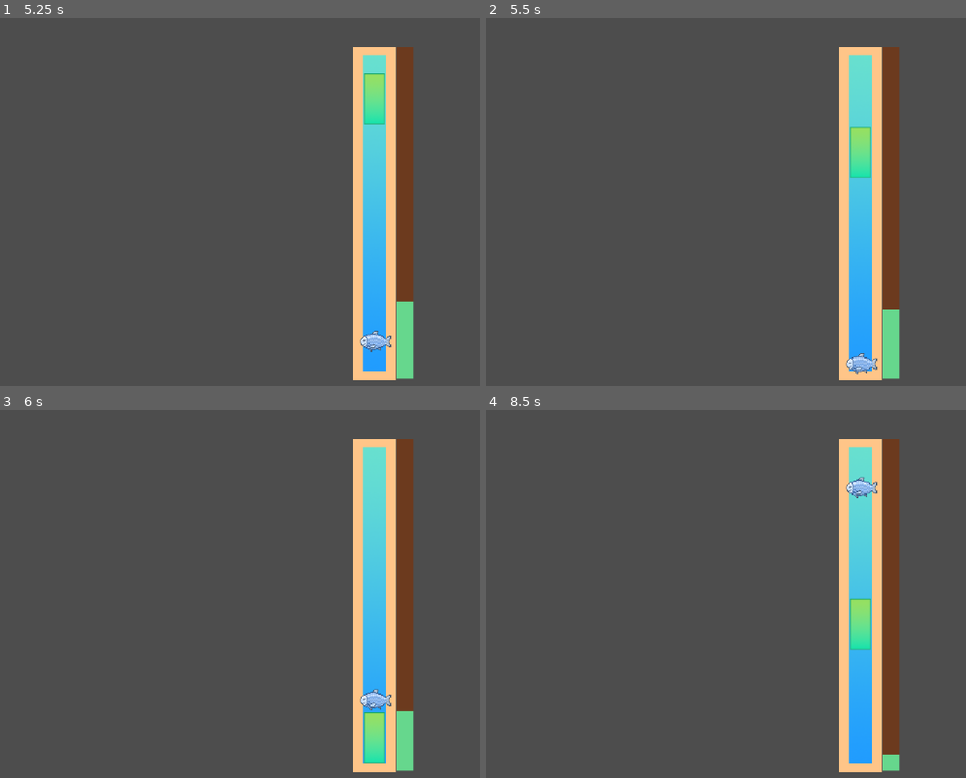
Above: before the commit, frames 1-4 (two rows, left to right).
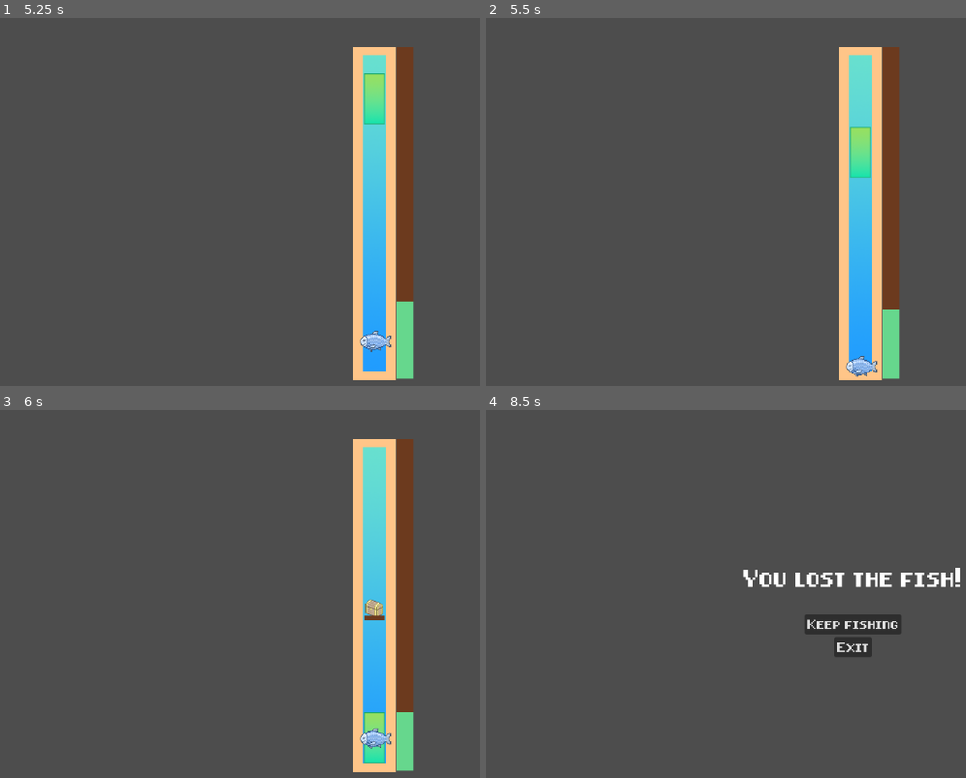
Above: after the commit, the same moments.

Repository: Anjellyrika/fishdew
Game: Godot game, scene res://src/main_scene.tscn
Two runs of this game, one before a commit and one after it. Both use one fixed random seed, a clock stepped at 60 frames per second and the inputs below.
Inputs (mouse positions are in pixels of both pictures, inside the frame that each line leads up to):
- Up to frame 1 (5.25 s): click "Start Fishing!" at 0.5 s; tap Enter at 1.25, 1.35, 2.85, 4.35 s; move the mouse to (outside the picture) at 1.27 s; hold Space (up) 1.28-2.78 s; click (outside the picture) at 1.42 s; move the mouse to (211, 242) at 2.02 s; tap F at 2.1, 3.6, 5.1 s; move the mouse to (446, 124) at 2.77 s; move the mouse to (326, 305) at 3.52 s; hold Space (up) 3.53-5.03 s; click (326, 305) at 3.67 s; move the mouse to (outside the picture) at 4.27 s; move the mouse to (134, 154) at 5.02 s
- Up to frame 2 (5.5 s): tap Space (up) at 5.27 s
- Up to frame 3 (6 s): move the mouse to (408, 612) at 5.77 s; hold Space (up) from 5.78 s (still down); tap Enter at 5.85 s; click (408, 612) at 5.92 s
- Up to frame 4 (8.5 s): move the mouse to (735, 502) at 6.52 s; release Space (up) at 6.53 s; tap F at 6.6, 8.1 s; tap Space (up) at 6.77, 7.52 s; move the mouse to (outside the picture) at 7.27 s; tap Enter at 7.35 s; move the mouse to (697, 634) at 8.02 s; hold Space (up) from 8.03 s (still down); click (697, 634) at 8.17 s

Frame 1 is identical in both runs. In frame 2, 0.2% of the frame differs, in the area x 74-82%, y 91-98%; in frame 3, 0.7%; in frame 4, 12%, in the area x 53-99%, y 7-99%.
Error before the commit: Invalid access to property or key 'treasure_collected' on a base object of type 'Node (ChestSpawner)'. (res://src/fishing_lvl/fishing_lvl.gd:14)

Commit message:
refactor: adjust fish movement bounds

Diff:
--- a/src/fishing_lvl/fish.gd
+++ b/src/fishing_lvl/fish.gd
@@ -5,15 +5,13 @@
 signal fish_progress_increased
 signal fish_progress_decreased
 
-@export var speed_bounds: Array
+@export var speed_bounds: Array #?
 
 var top_bounds: float
 var bot_bounds: float
-var rod_x: float
-#var start_position: Vector2
 var target_position: Vector2
 var target_vector: Vector2
-var edge_collision: bool = false
+var has_edge_collided: bool = false
 var moving: bool = true
 
 @onready var root = get_owner()
@@ -25,26 +23,28 @@
 
 
 func set_start_position():
-	top_bounds = root.rod_top_pos.y + root.edge_width
-	bot_bounds = root.rod_bot_pos.y - root.edge_width
-	rod_x = root.rod_top_pos.x
-	self.position = Vector2(rod_x, randf_range(top_bounds, bot_bounds))
+	top_bounds = root.top_bounds
+	bot_bounds = root.bot_bounds
+	position = Vector2(root.rod_x, randf_range(top_bounds, bot_bounds))
 
 
 func is_at_target_position():
 	return target_position == global_position
 
 
-func get_new_target(reverse: bool):
-	var max_move = 500.0
-	if reverse:
-		if target_vector.y < 0:
-			target_vector = Vector2(0, randf_range(0, max_move))
+func get_new_target(reverse_direction: bool):
+	var prev_target_vector_y = target_vector.y
+	var dist_from_top = position.y - top_bounds
+	var dist_from_bot = bot_bounds - position.y
+	var distance_array = [dist_from_top, dist_from_bot]
+	if reverse_direction:
+		if prev_target_vector_y < 0:
+			target_vector = Vector2(0, randf_range(0, dist_from_bot))
 		else:
-			target_vector = Vector2(0, randf_range(-1*max_move, 0))
+			target_vector = Vector2(0, randf_range(-1*dist_from_top, 0))
 	else:
-		target_vector = Vector2(0, randf_range(-1*max_move, max_move))
-	target_position = self.position + target_vector
+		target_vector = Vector2(0, randf_range(0, distance_array.min()))
+	target_position = position + target_vector
 
 
 func _process(delta):
@@ -52,9 +52,9 @@
 		wait()
 	if moving:
 		global_position = global_position.move_toward(target_position, (10*randi_range(speed_bounds[0],speed_bounds[1])) * delta)
-		if is_at_target_position() or edge_collision:
-			get_new_target(edge_collision)
-			edge_collision = false
+		if is_at_target_position() or has_edge_collided:
+			get_new_target(has_edge_collided)
+			has_edge_collided = false
 			wait()
 
 
@@ -68,7 +68,7 @@
 	if body.get_name() == "Bobber":
 		fish_progress_increased.emit()
 	elif body.get_name() == "FishingRod":
-		edge_collision = true
+		has_edge_collided = true
 
 
 func _on_body_exited(body):
--- a/src/fishing_lvl/fishing_lvl.gd
+++ b/src/fishing_lvl/fishing_lvl.gd
@@ -4,6 +4,9 @@
 @export var fish: Fish
 
 var treasure = 0
+var top_bounds: float
+var bot_bounds: float
+var rod_x: float
 
 @onready var rod_top_pos = $FishingRod/TopEdge.position
 @onready var rod_bot_pos = $FishingRod/BottomEdge.position
@@ -11,7 +14,10 @@
 
 # Called when the node enters the scene tree for the first time.
 func _ready():
-	chest_spawner.treasure_collected.connect(add_treasure)
+	chest_spawner.chest_collected.connect(add_treasure)
+	top_bounds = rod_top_pos.y + edge_width
+	bot_bounds = rod_bot_pos.y - edge_width
+	rod_x = rod_top_pos.x
 
 
 # Called every frame. 'delta' is the elapsed time since the previous frame.
